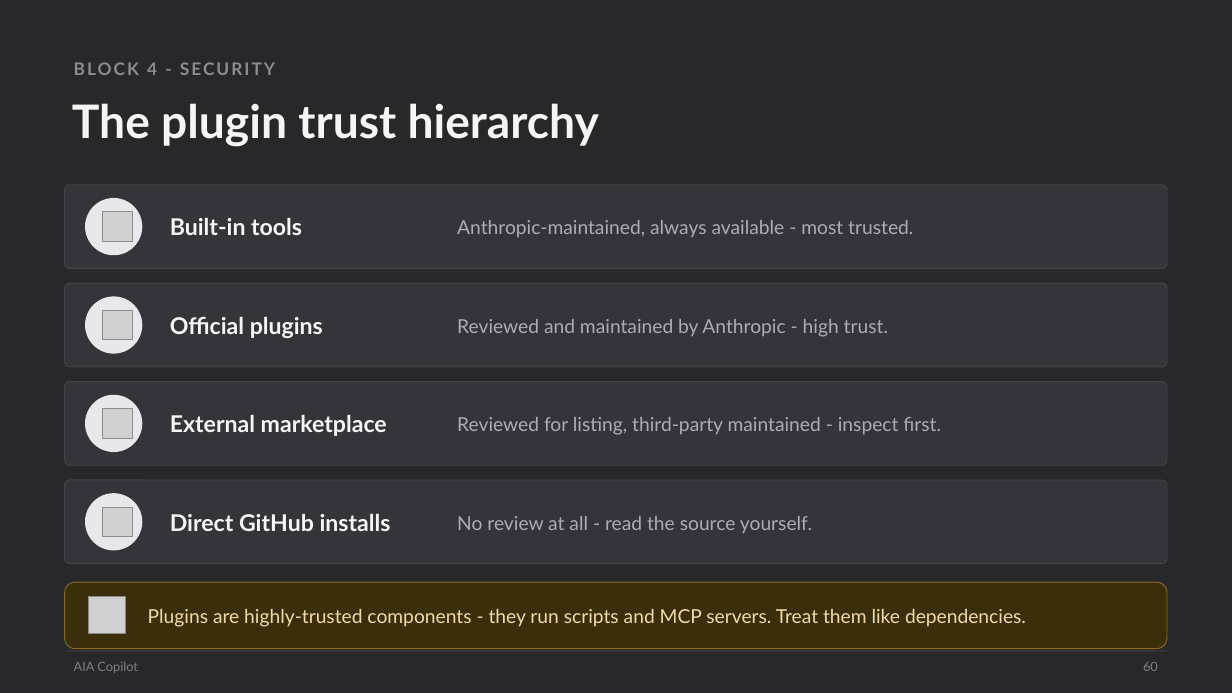
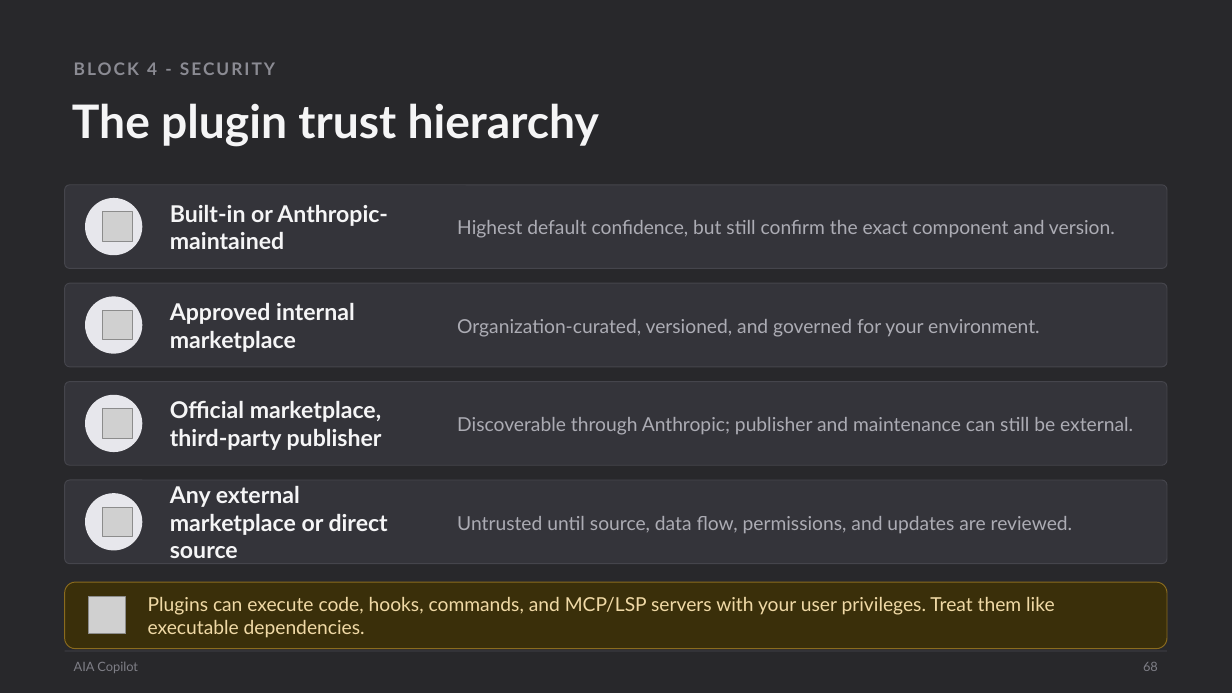
Before and after one commit to scottrhay/AIA-ClaudeCopilot, a slide deck: slide 68 of claude-code-3day/slides/Day2_Claude_Code_Extensions.pptx (slide 60 before the commit). Drawn at 1232x693 pixels with LibreOffice and Linux fonts; fonts in the diff are those of the drawing; grey boxes stand for pictures. Boxes give left, top, right and bottom in pixels: in the first picture for what was removed or moved away, otherwise in the second. Text is boxed around its words. In the diff, an @@ line names an element or a change of style, - is before the commit and + after.

```diff
--- a/claude-code-3day/slides/Day2_Claude_Code_Extensions.pptx
+++ b/claude-code-3day/slides/Day2_Claude_Code_Extensions.pptx
@@ text at <box>170,205,388,249</box>: text changed @@
-Built-in tools
+Built-in or Anthropic-maintained
@@ text at <box>457,220,1115,238</box>: text changed @@
-Anthropic-maintained, always available - most trusted.
+Highest default confidence, but still confirm the exact component and version.
@@ text at <box>170,303,355,352</box>: text changed @@
-Official plugins
+Approved internal marketplace
@@ text at <box>457,319,1039,337</box>: text changed @@
-Reviewed and maintained by Anthropic - high trust.
+Organization-curated, versioned, and governed for your environment.
@@ text at <box>170,401,382,450</box>: text changed @@
-External marketplace
+Official marketplace, third-party publisher
@@ text at <box>457,417,1133,435</box>: text changed @@
-Reviewed for listing, third-party maintained - inspect first.
+Discoverable through Anthropic; publisher and maintenance can still be external.
@@ text at <box>170,486,388,558</box>: text changed @@
-Direct GitHub installs
+Any external marketplace or direct source
@@ text at <box>457,516,1073,533</box>: text changed @@
-No review at all - read the source yourself.
+Untrusted until source, data flow, permissions, and updates are reviewed.
@@ text at <box>148,597,1055,638</box>: text changed @@
-Plugins are highly-trusted components - they run scripts and MCP servers. Treat them like dependencies.
+Plugins can execute code, hooks, commands, and MCP/LSP servers with your user privileges. Treat them like executable dependencies.
@@ text at <box>1143,662,1158,671</box>: text changed @@
-60
+68
```
Also in this commit, not shown: 55 other slides changed, 14 slides added, 4 slides removed, 15 other files.
